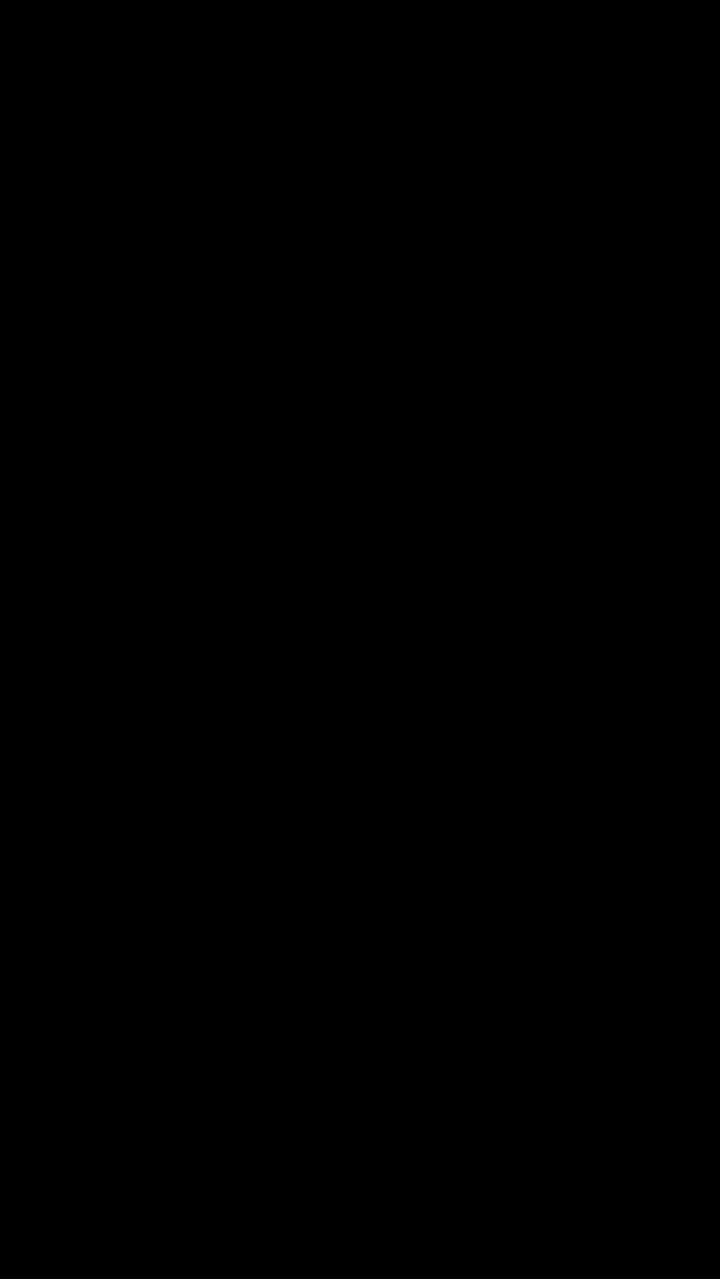
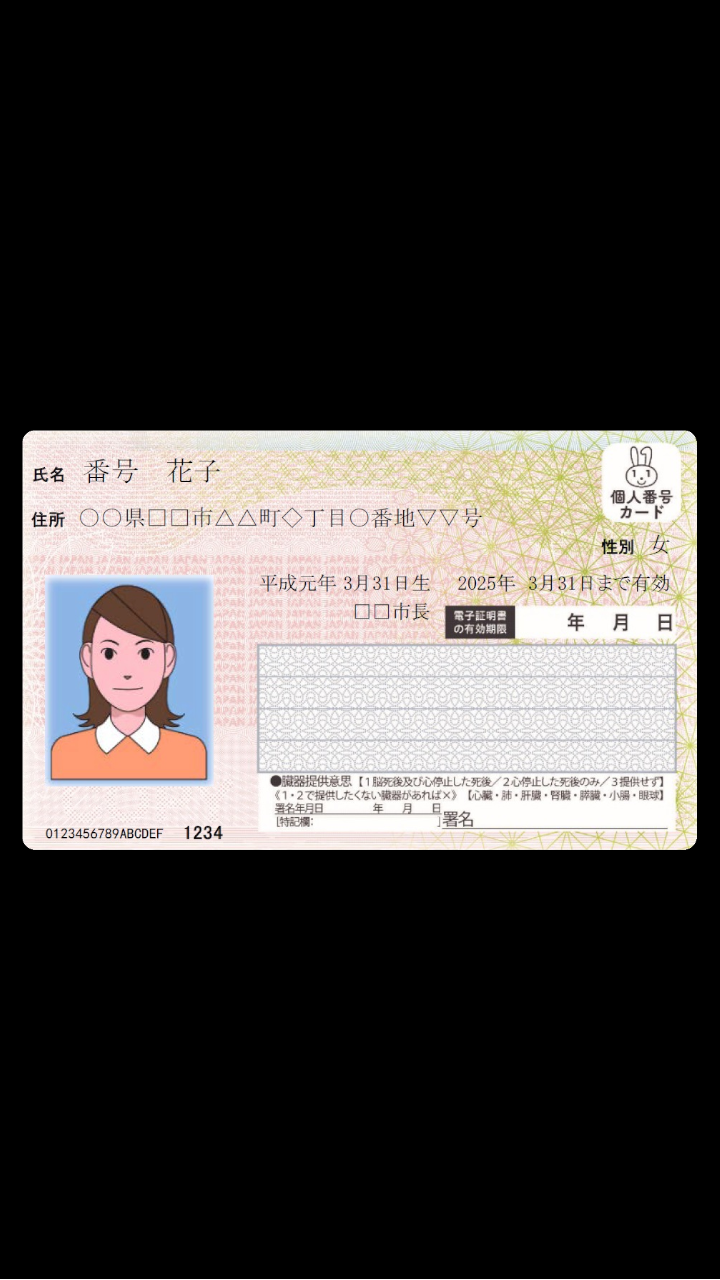
Before/after of a w=720, h=1280 layered artwork. What changed in the layer stack:
added layer "mynumber" above "licence_multi" over (x1=22, y1=430, x2=697, y2=850)
